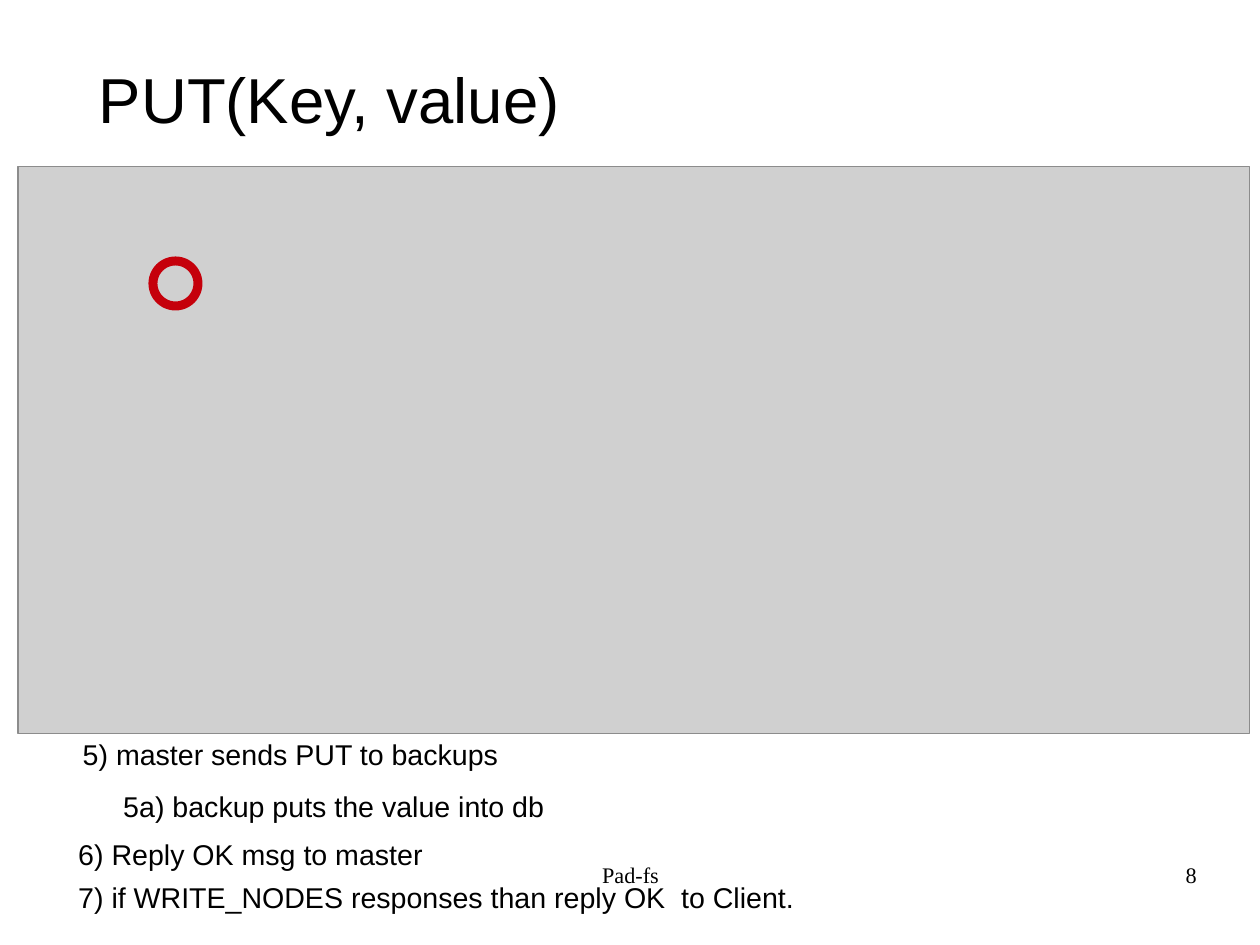
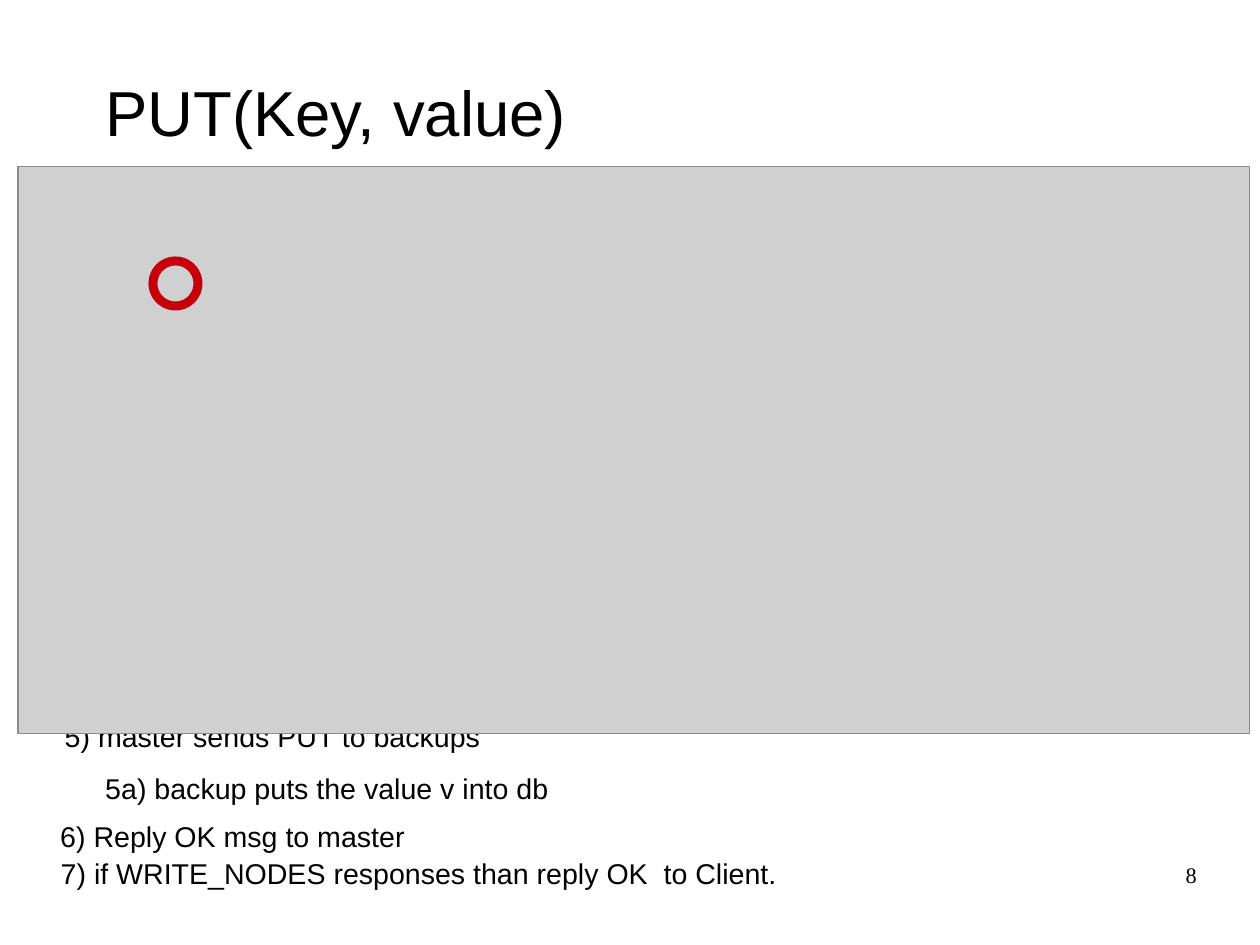
Before and after one commit to bhyvex/PAD-FileSystem, a slide deck: slide 8 of docs/Pad-fs_slides/Pad-fs_Neri.odp. Drawn at 1260x945 pixels with LibreOffice and Linux fonts; fonts in the diff are those of the drawing; grey boxes stand for pictures; background and template pictures are left out. Boxes give left, top, right and bottom in pixels: in the first picture for what was removed or moved away, otherwise in the second. Text is boxed around its words. In the diff, an @@ line names an element or a change of style, - is before the commit and + after.

```diff
--- a/docs/Pad-fs_slides/Pad-fs_Neri.odp
+++ b/docs/Pad-fs_slides/Pad-fs_Neri.odp
@@ title "PUT(Key, value)": place and size @@
-title "PUT(Key, value)" at <box>99,77,560,135</box>
+title "PUT(Key, value)" at <box>106,90,566,148</box>
@@ text "5) master sends PUT to ...": place and size @@
-text "5) master sends PUT to ..." at <box>83,744,498,771</box>
+text "5) master sends PUT to ..." at <box>65,725,480,753</box>
@@ text at <box>105,778,548,805</box>: text changed @@
-5a) backup puts the value into db
+5a) backup puts the value v into db
@@ text "6) Reply OK msg to ...": place and size @@
-text "6) Reply OK msg to ..." at <box>78,844,422,871</box>
+text "6) Reply OK msg to ..." at <box>60,826,404,853</box>
@@ text "7) if WRITE_NODES responses than ...": place and size @@
-text "7) if WRITE_NODES responses than ..." at <box>78,887,794,914</box>
+text "7) if WRITE_NODES responses than ..." at <box>61,863,776,890</box>
@@ text removed at <box>602,867,659,884</box> @@
-Pad-fs
```
Also in this commit, not shown: 14 other slides changed, 1 slide added, 1 other file.
